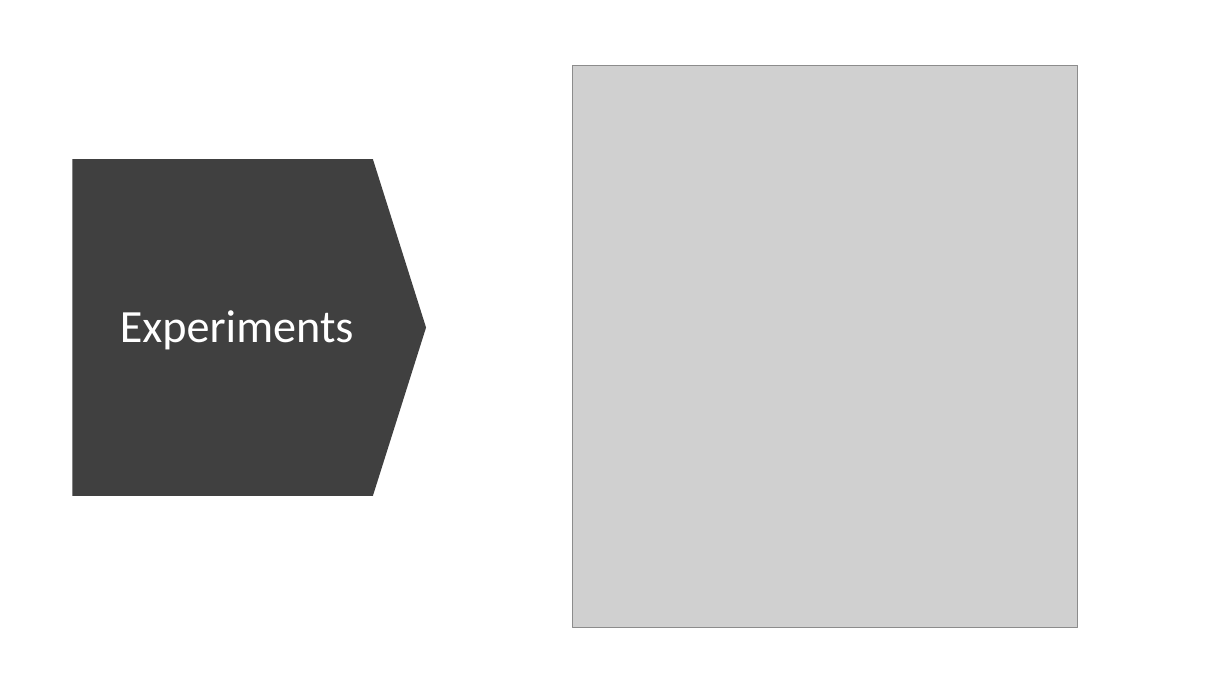
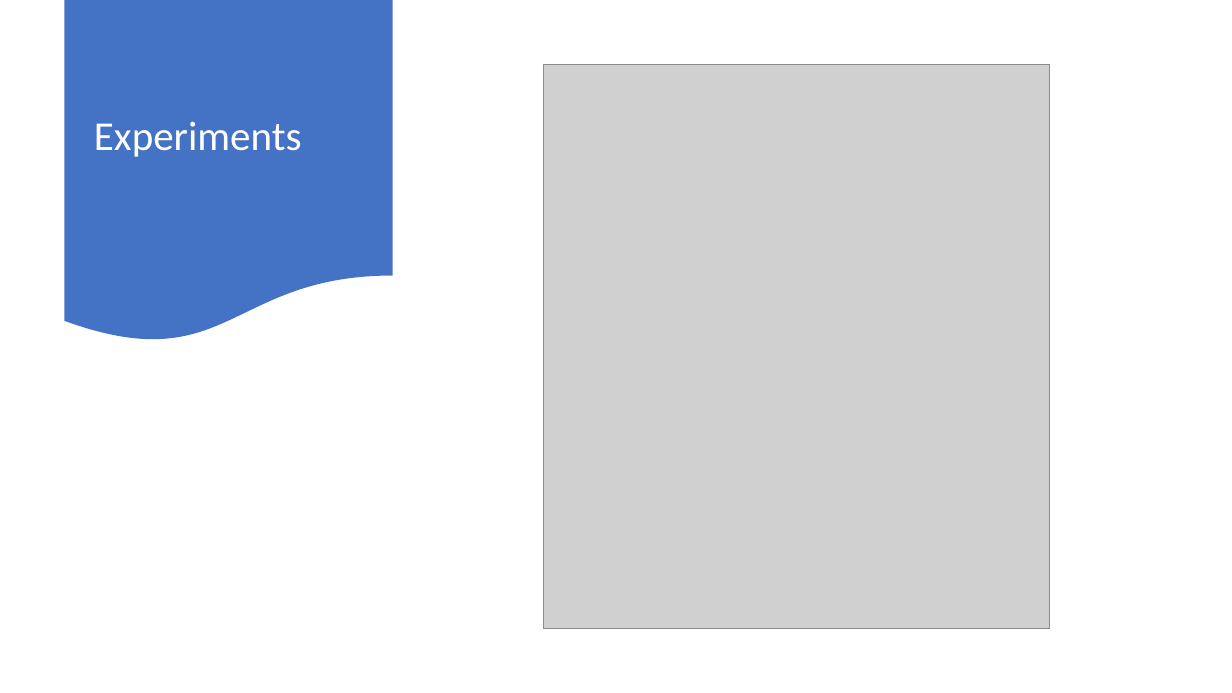
Before and after one commit to yizhang7210/w266-final-project, a slide deck: slide 12 of w266.pptx. Drawn at 1232x693 pixels with LibreOffice and Linux fonts; fonts in the diff are those of the drawing; grey boxes stand for pictures. Boxes give left, top, right and bottom in pixels: in the first picture for what was removed or moved away, otherwise in the second. Text is boxed around its words. In the diff, an @@ line names an element or a change of style, - is before the commit and + after.

```diff
--- a/w266.pptx
+++ b/w266.pptx
@@ flow chart document added at box(65, 0, 393, 344), fill #4472C4 @@
@@ title "Experiments": place and size @@
-title "Experiments" at box(120, 310, 354, 350)
+title "Experiments" at box(94, 122, 302, 157)
@@ title "Experiments" at box(94, 122, 302, 157): size 36 to 32 pt; alignment centre to left @@
@@ picture: place and size @@
-picture at box(573, 65, 1079, 628)
+picture at box(543, 65, 1050, 628)
@@ down arrow removed at box(73, 159, 427, 496) @@
```
Also in this commit, not shown: 6 other slides changed.
